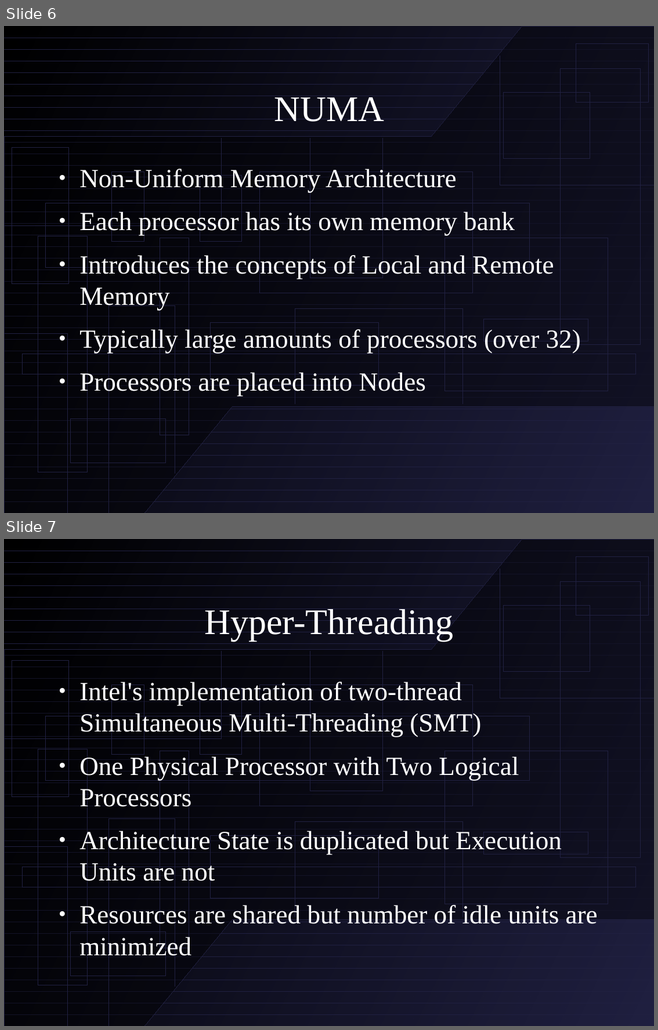
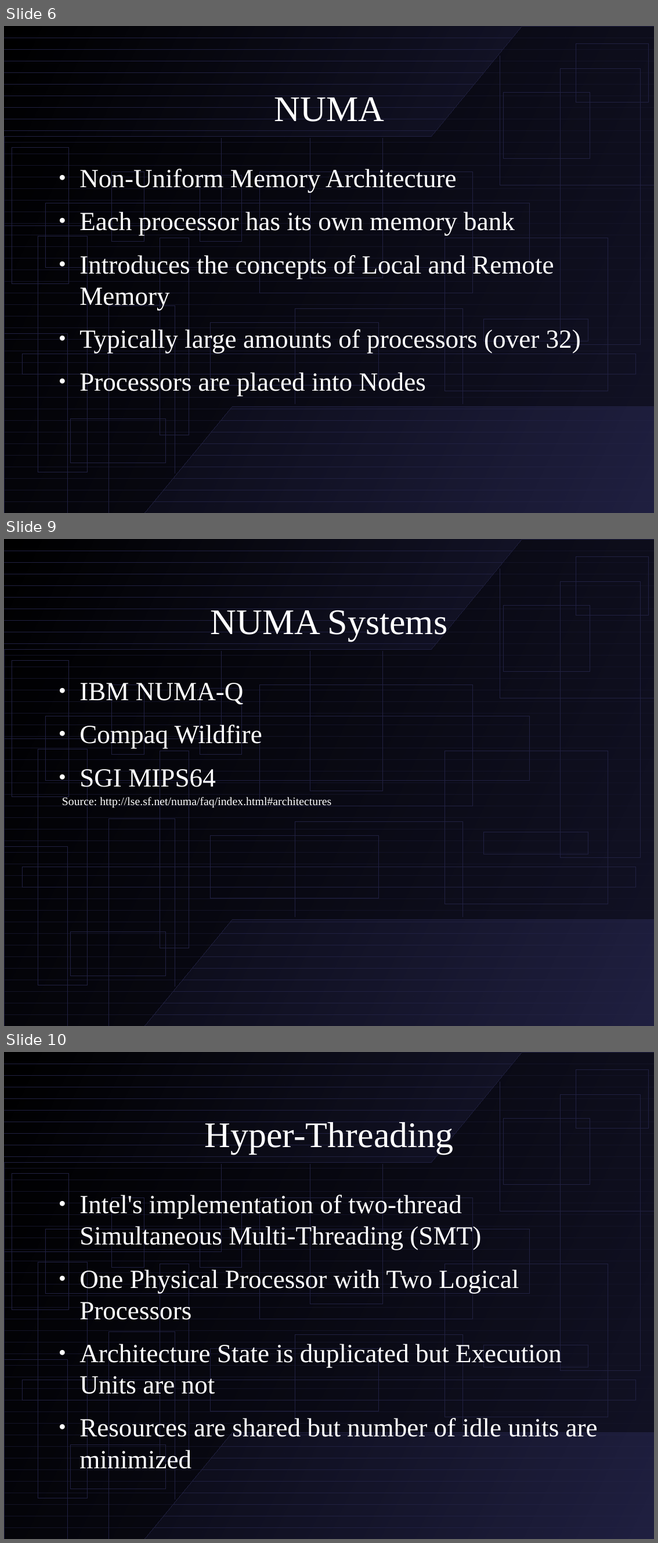
Before and after one commit to sumdog/assignments, a slide deck: cpsc-533/presentation.odp. Shown one above the other, each under a label of ours: slides 6 and 7 before the commit, slides 6, 9 and 10 after it; the slides between them are not shown. The pictures are 658x1030 and 658x1543 pixels, drawn with LibreOffice and Linux fonts; fonts in the diff are those of the drawing. Boxes give left, top, right and bottom in pixels: in the first picture for what was removed or moved away, otherwise in the second. Text is boxed around its words. In the diff, an @@ line names an element or a change of style, - is before the commit and + after.

```diff
--- a/cpsc-533/presentation.odp
+++ b/cpsc-533/presentation.odp
@@ slide 9 added at (4,539,654,1026), background #FFFFFF; not listed: 66 template elements that a slide beside it also shows @@
@@ title added at (210,609,448,641), 44 pt, text #FFFFFF @@
+NUMA Systems
@@ text added at (79,680,262,792), 32 pt, text #FFFFFF @@
+● IBM NUMA-Q
+● Compaq Wildfire
+● SGI MIPS64
@@ text added at (62,797,331,808), 14 pt, text #FFFFFF @@
+Source: http://lse.sf.net/numa/faq/index.html#architectures
@@ what was slide 7 is now slide 10 @@
```
Also in this commit, not shown: 2 slides changed, 9 other slides added, 1 other file.
